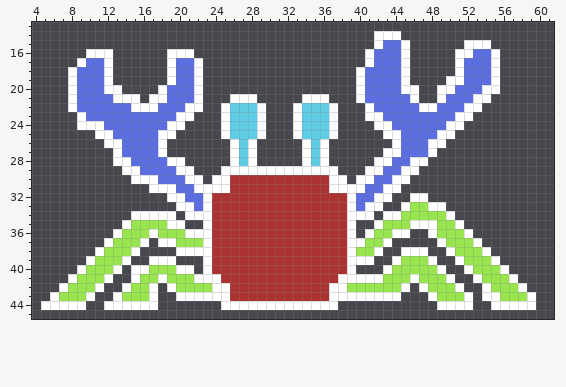
Pixel-art file: ASSETS/Characters/Player/Enemy.aseprite. That is the earlier state.
64x64 pixels, 1 frame. Shown: x 4..61, y 13..45.
The result:
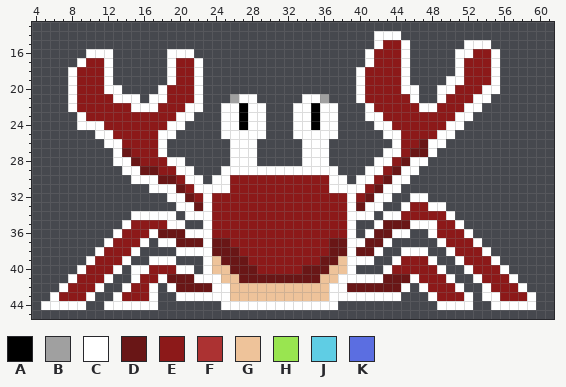
Palette (. is transparent): A #000000  B #a0a0a0  C #ffffff  D #691616  E #8c1919  F #ac3232  G #eec39a  H #99e550  J #5fcde4  K #5b6ee1
Diff:
y 15: x 43..44 KK -> EE
y 16: x 42..44 KKK -> EEE; x 53..54 KK -> EE
y 17: x 10..11 KK -> EE; x 20..21 KK -> EE; x 42..44 KKK -> EEE; x 52..54 KKK -> EEE
y 18..19: x 9..11 KKK -> EEE; x 20..21 KK -> EE; x 41..44 KKKK -> EEEE; x 52..54 KKK -> EEE
y 20: x 9..11 KKK -> EEE; x 19..21 KKK -> EEE; x 41..44 KKKK -> EEEE; x 51..53 KKK -> EEE
y 21: x 9..12 KKKK -> EEEE; x 19..21 KKK -> EEE; x 26 C -> B; x 36 C -> B; x 41..45 KKKKK -> EEEEE; x 50..52 KKK -> EEE
y 22: x 9..14 KKKKKK -> EEEEEE; x 18..20 KKK -> EEE; x 26..28 JJJ -> CAC; x 34..36 JJJ -> CAC; x 42..46 KKKKK -> EEEEE; x 49..51 KKK -> EEE
y 23: x 10..19 KKKKKKKKKK -> EEEEEEEEEE; x 26..28 JJJ -> CAC; x 34..36 JJJ -> CAC; x 43..50 KKKKKKKK -> EEEEEEEE
y 24: x 12..18 KKKKKKK -> EEEEEEE; x 26..28 JJJ -> CAC; x 34..36 JJJ -> CAC; x 44..49 KKKKKK -> EEEEEE
y 25: x 13..17 KKKKK -> EEEEE; x 26..28 JJJ -> CCC; x 34..36 JJJ -> CCC; x 45..48 KKKK -> EEEE
y 26: x 14..17 KKKK -> EEEE; x 27 J -> C; x 35 J -> C; x 45..47 KKK -> EED
y 27: x 14..17 KKKK -> DEEE; x 27 J -> C; x 35 J -> C; x 45..47 KKK -> EDD
y 28: x 15..18 KKKK -> DEEE; x 27 J -> C; x 35 J -> C; x 44..45 KK -> ED
y 29: x 16..19 KKKK -> DDEE; x 43..44 KK -> ED
y 30: x 18..20 KKK -> DDE; x 26..36 FFFFFFFFFFF -> EEEEEEEEEEE; x 42..43 KK -> ED
y 31: x 20..21 KK -> DE; x 26..36 FFFFFFFFFFF -> EEEEEEEEEEE; x 41..42 KK -> ED
y 32: x 21..22 KK -> DE; x 24..38 FFFFFFFFFFFFFFF -> EEEEEEEEEEEEEEE; x 40..41 KK -> ED
y 33: x 22 K -> D; x 24..38 FFFFFFFFFFFFFFF -> EEEEEEEEEEEEEEE; x 40 K -> D; x 46..47 HH -> EE
y 34: x 24..38 FFFFFFFFFFFFFFF -> EEEEEEEEEEEEEEE; x 45..49 HHHHH -> EEEEE
y 35: x 15..18 HHHH -> EEEE; x 24..38 FFFFFFFFFFFFFFF -> EEEEEEEEEEEEEEE; x 43..45 HHH -> DDD; x 49..50 HH -> EE
y 36: x 14..16 HHH -> EEE; x 18..20 HHH -> DDD; x 24..38 FFFFFFFFFFFFFFF -> EEEEEEEEEEEEEEE; x 42..43 HH -> DD; x 49..51 HHH -> EEE
y 37: x 13..15 HHH -> EEE; x 20..22 HHH -> DDD; x 24..38 FFFFFFFFFFFFFFF -> DDEEEEEEEEEEEDD; x 41..42 HH -> DD; x 50..52 HHH -> EEE
y 38: x 12..14 HHH -> EEE; x 24..38 FFFFFFFFFFFFFFF -> DDDEEEEEEEEEEDD; x 40..41 HH -> DD; x 51..53 HHH -> EEE
y 39: x 11..13 HHH -> EEE; x 24..38 FFFFFFFFFFFFFFF -> GDDDEEEEEEEEDDG; x 45..47 HHH -> EEE; x 52..54 HHH -> EEE
y 40: x 10..12 HHH -> EEE; x 17..19 HHH -> EEE; x 24..38 FFFFFFFFFFFFFFF -> GGDDDEEEEEDDDGG; x 44..48 HHHHH -> EEEEE; x 53..55 HHH -> EEE
y 41: x 9..11 HHH -> EEE; x 16..17 HH -> EE; x 19..21 HHH -> DDD; x 25..37 FFFFFFFFFFFFF -> GGDDDDDDDDDGG; x 43..45 HHH -> DDD; x 47..49 HHH -> EEE; x 54..56 HHH -> EEE
y 42: x 8..10 HHH -> EEE; x 15..16 HH -> EE; x 20..23 HHHH -> DDDD; x 26..36 FFFFFFFFFFF -> GGGGGGGGGGG; x 39..44 HHHHHH -> DDDDDD; x 48..50 HHH -> EEE; x 55..57 HHH -> EEE
y 43: x 7..9 HHH -> EEE; x 14..16 HHH -> EEE; x 26..36 FFFFFFFFFFF -> GGGGGGGGGGG; x 49..51 HHH -> EEE; x 56..58 HHH -> EEE
Changed places in both pictures, as pixel boxes (x1, y1, x2, y2):
changed: (59, 40, 527, 301)
